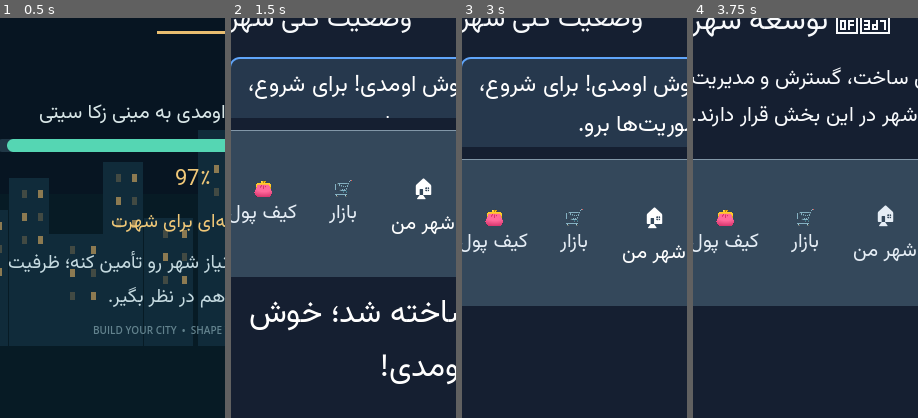
Above: before the commit, frames 1-4 (left to right).
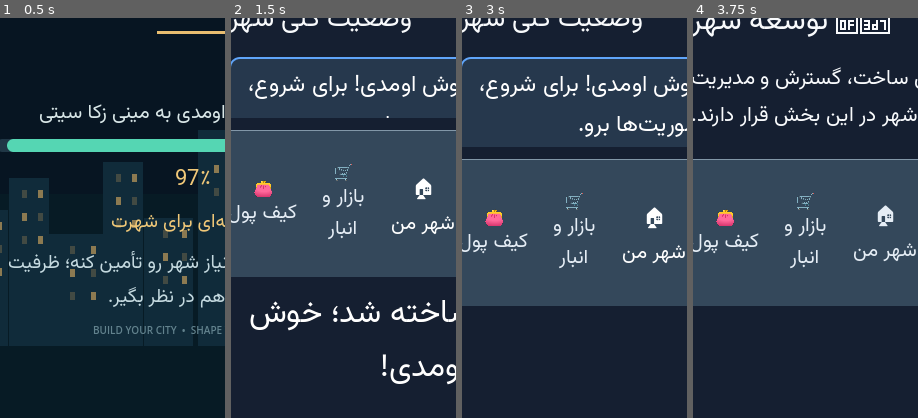
Above: after the commit, the same moments.

Repository: zekainstabot/mini-zeka-city
Game: Godot game, scene res://Main.tscn
Two runs of this game, one before a commit and one after it. Both use one fixed random seed, a clock stepped at 60 frames per second and the inputs below.
Inputs (mouse positions are % of the whole screen's width and height, from its top left):
- Up to frame 1 (0.5 s): no input
- Up to frame 2 (1.5 s): click (50, 54) at 0.52 s; type "12" at 0.6 s; click "رفتن به مأموریت‌ها ←" at 1.25 s
- Up to frame 3 (3 s): click "؟" at 2 s; click "✕" at 2.75 s
- Up to frame 4 (3.75 s): click "🏗️ توسعه" at 3.5 s
The pictures show only the part of the screen within x 7-57%, y 50-100%; the shares and areas given below are measured in that part.

Frame 1 is identical in both runs. In frame 2, 0.7% of the frame differs, in the area x 40-60%, y 36-56%; in frame 3, 0.7%; in frame 4, 0.7%.

Commit message:
Merge warehouse into market navigation category

Diff:
--- a/scripts/Main.gd
+++ b/scripts/Main.gd
@@ -1153,7 +1153,7 @@
 		{"id":"development","icon":"🏗️","label":"توسعه","page":"development"},
 		{"id":"missions","icon":"🏆","label":"دستاوردها","page":"missions"},
 		{"id":"home","icon":"🏠","label":"شهر من","page":"home"},
-		{"id":"commerce","icon":"🛒","label":"بازار","page":"commerce"},
+		{"id":"commerce","icon":"🛒","label":"بازار و انبار","page":"commerce"},
 		{"id":"bank","icon":"👛","label":"کیف پول","page":"bank"}
 	]
 	for entry in entries:
@@ -1185,7 +1185,8 @@
 	var active_id = ""
 	match current_page:
 		"home": active_id = "home"
-		"development", "buildings", "transport", "storage": active_id = "development"
+		"development", "buildings", "transport": active_id = "development"
+		"storage", "commerce", "imports": active_id = "commerce"
 		"missions", "progress": active_id = "missions"
 		"commerce": active_id = "commerce"
 		"bank": active_id = "bank"
@@ -1448,9 +1449,9 @@
 	menu_panel.add_child(navigation_heading)
 	var menu_groups = [
 		{"title":"🏙️ شهر من","items":[{"t":"🏠 نمای کلی شهر و شهروندان","p":"home"},{"t":"🏛 شهرداری و خدمات شهری","p":"municipality"},{"t":"🏢 اقتصاد خصوصی و کسب‌وکارها","p":"private_economy"},{"t":"📋 گزارش‌ها و مشکلات شهر","p":"report"}]},
-		{"title":"🏗️ توسعه","items":[{"t":"🏗 ساختمان‌ها و ساخت‌وساز","p":"buildings"},{"t":"📦 انبار و مدیریت منابع","p":"storage"},{"t":"📈 توسعه شهر و حمل‌ونقل","p":"transport"}]},
+		{"title":"🏗️ توسعه","items":[{"t":"🏗 ساختمان‌ها و ساخت‌وساز","p":"buildings"},{"t":"📈 توسعه شهر و حمل‌ونقل","p":"transport"}]},
 		{"title":"🏆 دستاوردها","items":[{"t":"🎯 مأموریت‌ها و اهداف روزانه","p":"missions"},{"t":"🏅 پیشرفت و دستاوردها","p":"progress"},{"t":"🥇 رتبه‌بندی شهرها","p":"ranking"}]},
-		{"title":"🛒 بازار","items":[{"t":"🛍 خرید و فروش منابع","p":"commerce"},{"t":"🚚 واردات و صادرات","p":"commerce"}]},
+		{"title":"🛒 بازار و انبار","items":[{"t":"🛍 خرید و فروش منابع","p":"commerce"},{"t":"📦 مدیریت انبار و تولید","p":"storage"},{"t":"🚚 واردات و صادرات","p":"imports"}]},
 		{"title":"👛 کیف پول","items":[{"t":"🏦 بانک و امور مالی","p":"bank"}]},
 		{"title":"⚙️ تنظیمات","items":[{"t":"🔊 صدا و موسیقی","action":"open_audio_settings"},{"t":"🎮 تنظیمات بازی","action":"open_game_settings"},{"t":"💾 ذخیره بازی","action":"save_from_menu"},{"t":"🔄 شروع دوباره شهر","action":"confirm_restart_from_menu"},{"t":"❔ راهنمای بازی","action":"open_help"}]}
 	]
@@ -2752,7 +2753,6 @@
 			_add_label("🏗️ توسعه شهر", 25)
 			_add_label("تمام ابزارهای ساخت، گسترش و مدیریت زیرساخت‌های شهر در این بخش قرار دارند.", 16)
 			_add_button("🏗️ ساختمان‌ها و ساخت‌وساز", self, "show_page", ["buildings"])
-			_add_button("📦 انبار و مدیریت منابع", self, "show_page", ["storage"])
 			_add_button("🛣️ توسعه شهر و حمل‌ونقل", self, "show_page", ["transport"])
 		"home":
 			HomePage.build(self, s)
@@ -2769,6 +2769,7 @@
 		"private_economy":
 			PrivateEconomyPage.build(self, s)
 		"commerce":
+			_add_button("📦 مدیریت انبار و تولید", self, "show_page", ["storage"])
 			CommercePage.build(self, s)
 		"transport":
 			TransportPage.build(self, s)
